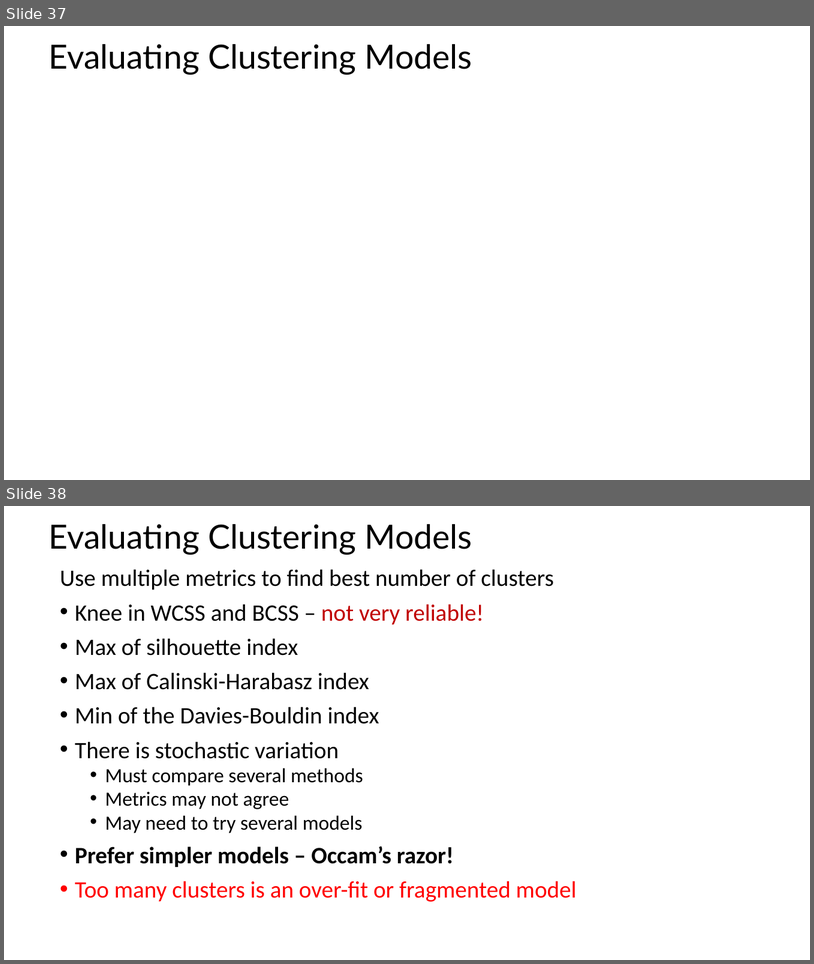
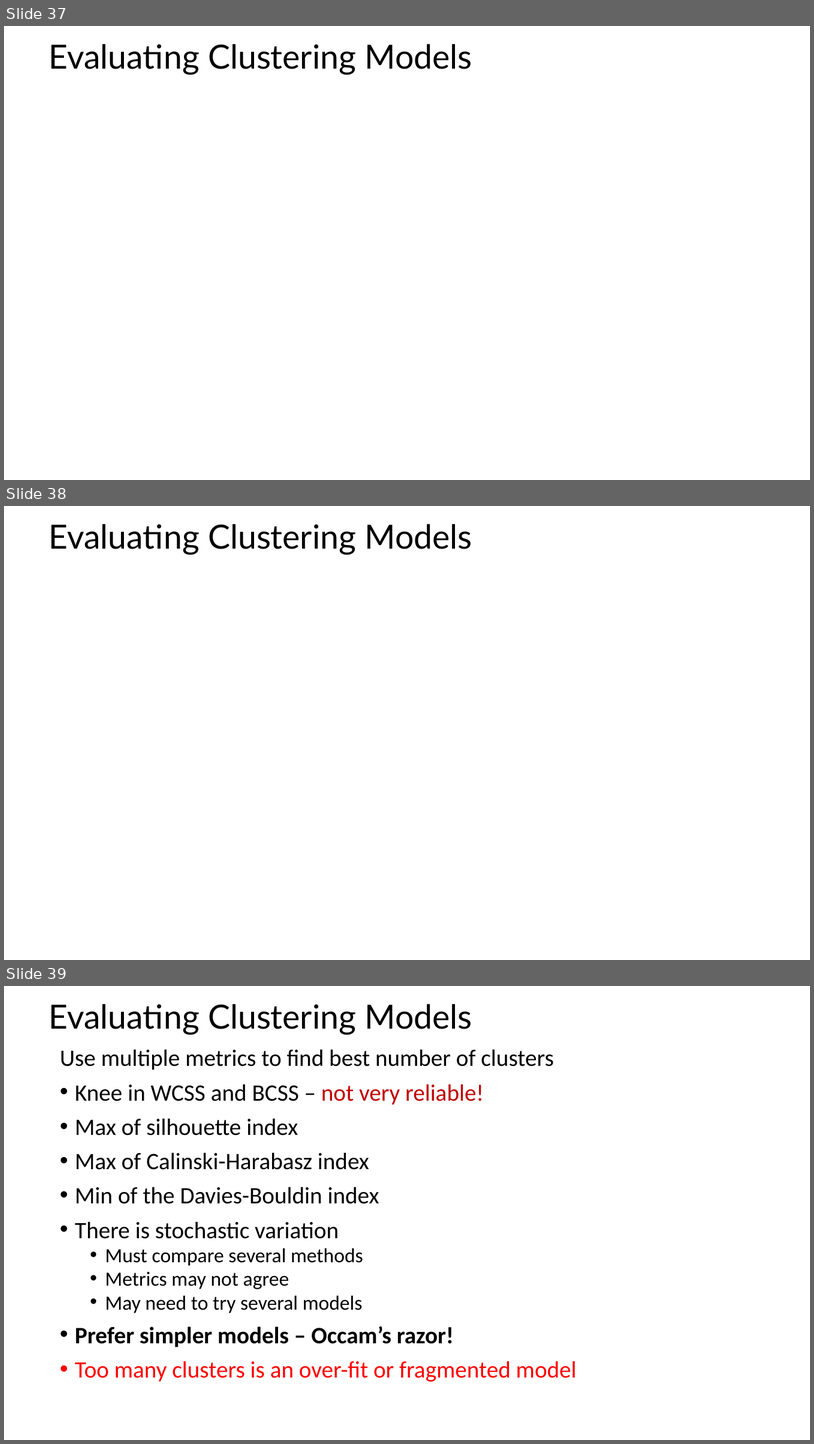
Before and after one commit to TimBohlemann/CSCI-E-108, a slide deck: slides/8_IntroductionToClustering_Part1.pptx. Shown one above the other, each under a label of ours: slides 37 and 38 before the commit, slides 37, 38 and 39 after it. The pictures are 814x964 and 814x1444 pixels, drawn with LibreOffice and Linux fonts; fonts in the diff are those of the drawing; grey boxes stand for pictures. Boxes give left, top, right and bottom in pixels: in the first picture for what was removed or moved away, otherwise in the second. Text is boxed around its words. In the diff, an @@ line names an element or a change of style, - is before the commit and + after.

```diff
--- a/slides/8_IntroductionToClustering_Part1.pptx
+++ b/slides/8_IntroductionToClustering_Part1.pptx
@@ slide 38 added at (x1=4, y1=506, x2=810, y2=960), background #FFFFFF @@
@@ title added at (x1=48, y1=524, x2=472, y2=555), 39.6 pt, text #000000 @@
+Evaluating Clustering Models
@@ what was slide 38 is now slide 39 @@
```
Also in this commit, not shown: 5 slides changed.
